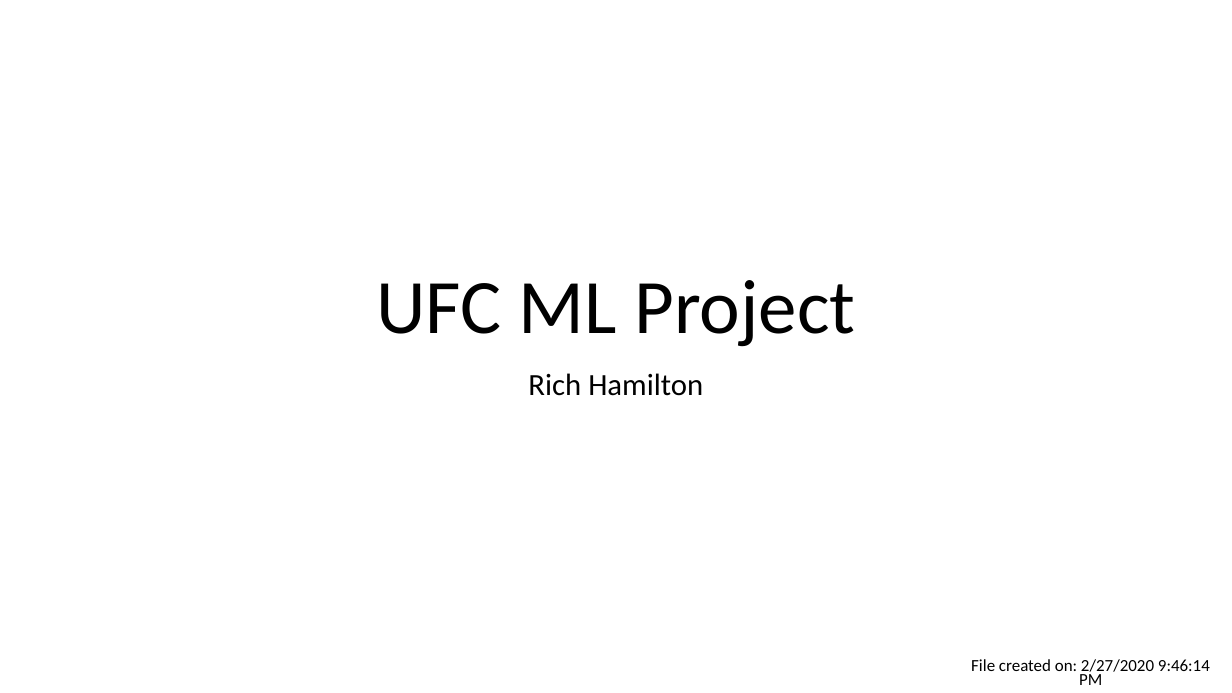
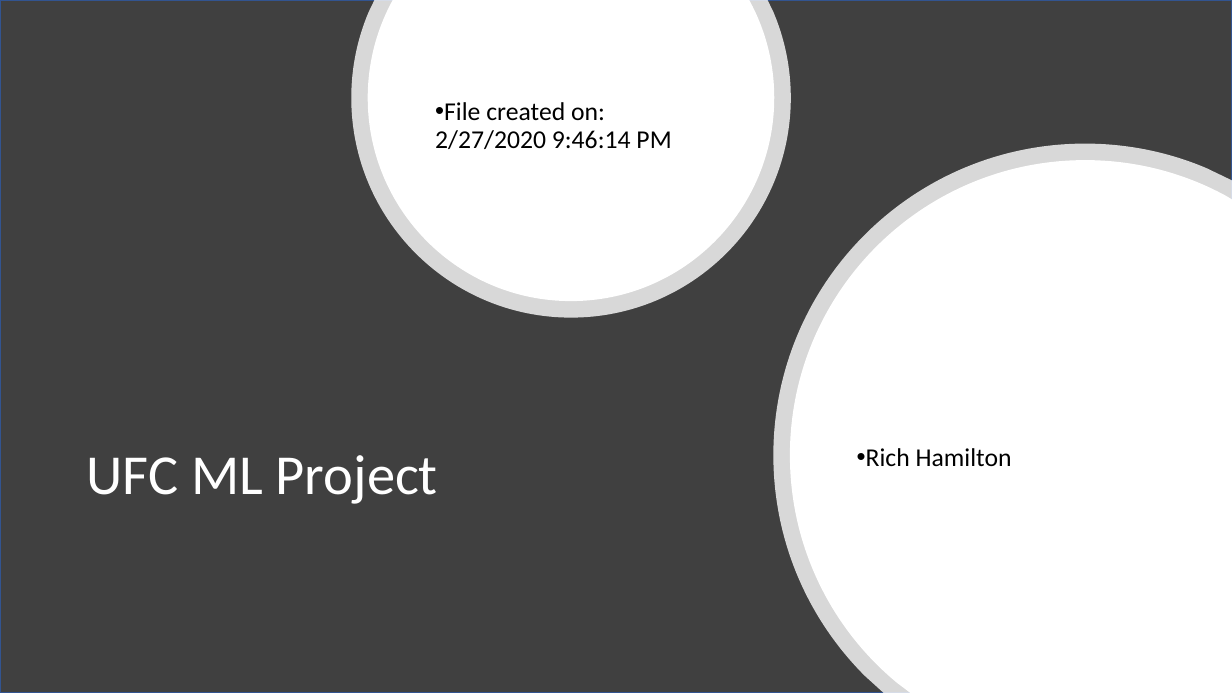
Before and after one commit to Rich-Hamilton88/machine_learning_project, a slide deck: slide 1 of Machine Learning Project/UFC.pptx. Drawn at 1232x693 pixels with LibreOffice and Linux fonts; fonts in the diff are those of the drawing. Boxes give left, top, right and bottom in pixels: in the first picture for what was removed or moved away, otherwise in the second. Text is boxed around its words. In the diff, an @@ line names an element or a change of style, - is before the commit and + after.

```diff
--- a/Machine Learning Project/UFC.pptx
+++ b/Machine Learning Project/UFC.pptx
@@ rectangle added at (x1=0, y1=0, x2=1232, y2=693), fill #404040, outline #325491 1 pt @@
@@ freeform shape added at (x1=351, y1=0, x2=791, y2=318), fill #FFFFFF at 80% opacity @@
@@ freeform shape added at (x1=368, y1=0, x2=775, y2=301), fill #FFFFFF @@
@@ subtitle "File created on: 2/27/2020 9:46:14 ..." moved from (x1=971, y1=659, x2=1210, y2=685) to (x1=435, y1=102, x2=671, y2=149) @@
@@ subtitle "File created on: 2/27/2020 9:46:14 ..." at (x1=435, y1=102, x2=671, y2=149): size 13.2 to 20 pt; alignment centre to left; bullet none to •; line spacing 0.7 to 0.9; vertical alignment top to middle @@
@@ freeform shape added at (x1=774, y1=143, x2=1232, y2=693), fill #FFFFFF at 80% opacity @@
@@ freeform shape added at (x1=790, y1=160, x2=1232, y2=693), fill #FFFFFF @@
@@ text "Rich Hamilton" moved from (x1=528, y1=373, x2=703, y2=396) to (x1=866, y1=448, x2=1012, y2=466) @@
@@ text "Rich Hamilton" at (x1=866, y1=448, x2=1012, y2=466): size 24 to 20 pt; alignment centre to left; bullet none to •; vertical alignment top to middle @@
@@ title "UFC ML Project" moved from (x1=376, y1=280, x2=855, y2=347) to (x1=87, y1=455, x2=438, y2=504) @@
@@ title "UFC ML Project" at (x1=87, y1=455, x2=438, y2=504): size 60 to 44 pt, text colour #000000 to #FFFFFF; alignment centre to left; vertical alignment bottom to middle @@
```
Also in this commit, not shown: 8 other slides changed, 9 slides added, 6 slides removed, 1 other file.
